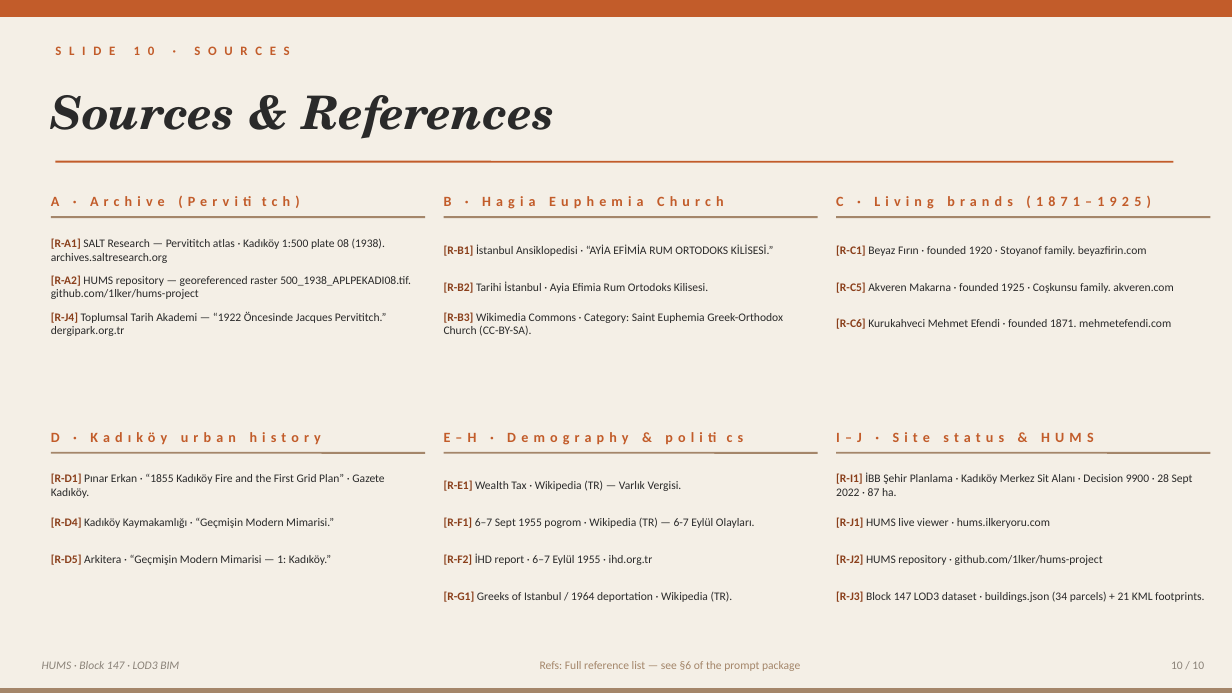
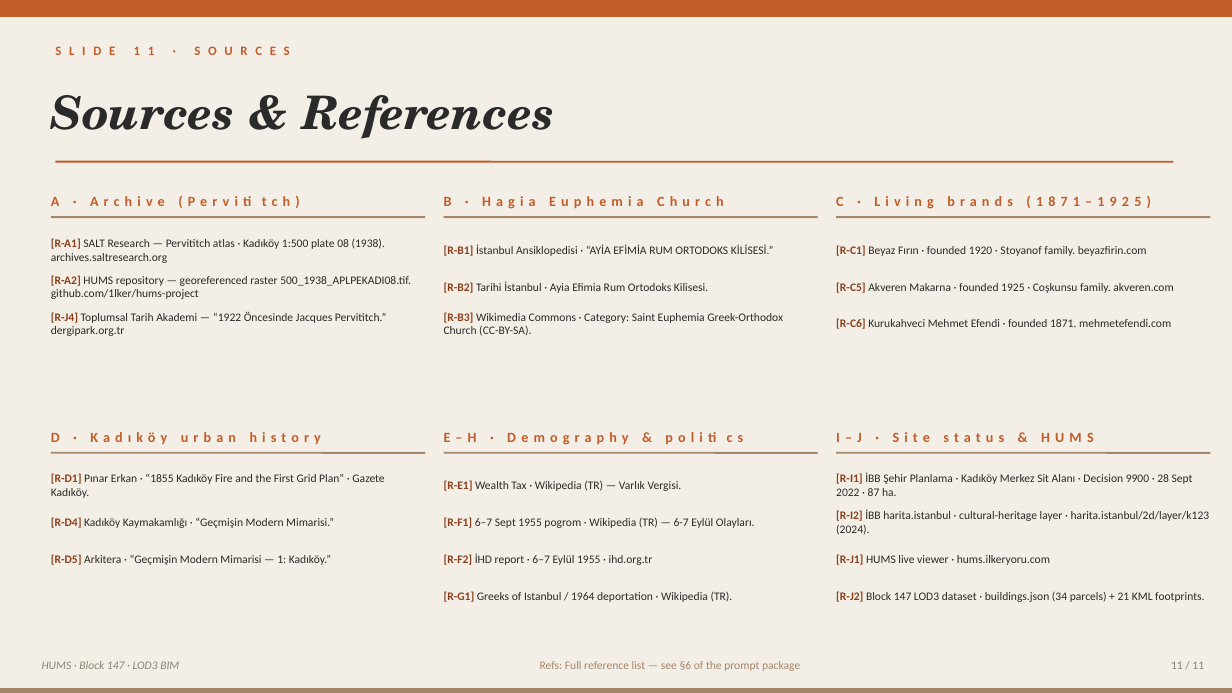
Before and after one commit to 1lker/hums-project, a slide deck: slide 11 of Block147_HUMS_EN.pptx (slide 10 before the commit). Drawn at 1232x693 pixels with LibreOffice and Linux fonts; fonts in the diff are those of the drawing. Boxes give left, top, right and bottom in pixels: in the first picture for what was removed or moved away, otherwise in the second. Text is boxed around its words. In the diff, an @@ line names an element or a change of style, - is before the commit and + after.

```diff
--- a/Block147_HUMS_EN.pptx
+++ b/Block147_HUMS_EN.pptx
@@ text added at [836, 510, 1210, 535], 9 pt, text #2A2A2A @@
+[R-I2] İBB harita.istanbul · cultural-heritage layer · harita.istanbul/2d/layer/k123 (2024).
@@ text "[R-J1] HUMS live viewer · ...": place and size @@
-text "[R-J1] HUMS live viewer · ..." at [836, 517, 1050, 528]
+text "[R-J1] HUMS live viewer · ..." at [836, 554, 1050, 565]
@@ text removed at [836, 554, 1103, 565] @@
-[R-J2] HUMS repository · github.com/1lker/hums-project
@@ text at [1171, 661, 1204, 669]: text changed @@
-10 / 10
+11 / 11
```
Also in this commit, not shown: 8 other slides changed, 1 slide added, 5 other files.
